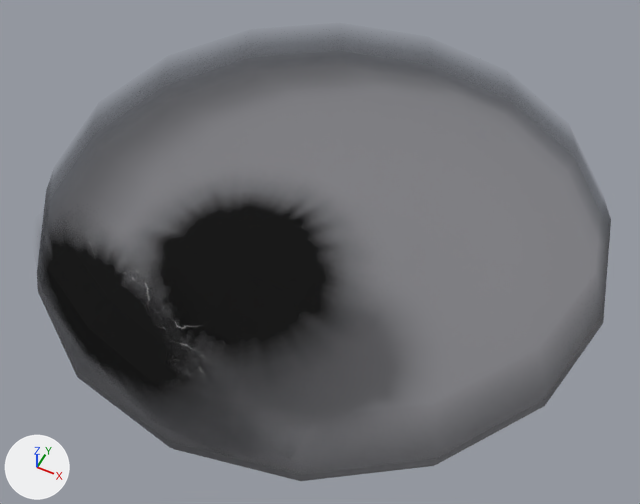
The Blender file Models/5 Pirate Storm/PSSky.blend, before and after one commit.
One viewpoint serves both versions: a 50 mm camera at (2662.0, -5420.0, 6082.0) aimed at (134.0, -364.0, -238.0). Lighting does not change. The marker at lower left points along +X, +Y and +Z.

Before the edit, the objects in view are built like this:
```python
me_lightninglargebasemesh = bpy.data.meshes.new('LightningLargeBaseMesh')
me_lightninglargebasemesh.from_pydata(...)  # 25 vertices, 32 faces; spans x -1261.0..1260.0, y -2544.0..-268.0, z -7.0..673.0
me_lightninglargebasemesh.materials.append(mat_lightning_base)  # picture img_lightning_base_png
me_lightningsmallbasemesh = bpy.data.meshes.new('LightningSmallBaseMesh')
me_lightningsmallbasemesh.from_pydata(...)  # 25 vertices, 32 faces; spans x -2250.0..571.0, y -2713.0..-1153.0, z -73.0..673.0
me_lightningsmallbasemesh.materials.append(mat_lightning_base)  # picture img_lightning_base_png
me_lightningstrike = bpy.data.meshes.new('LightningStrike')
me_lightningstrike.from_pydata(...)  # 113 vertices, 208 faces; spans x -2765.0..2769.0, y -2774.0..2760.0, z -471.0..350.0
me_lightningstrike.polygons.foreach_set('use_smooth', [True] * 208)
me_lightningstrike.materials.append(mat_skybox_textureless_transparent)
ob_lightninglargebasemesh = bpy.data.objects.new('LightningLargeBaseMesh', me_lightninglargebasemesh)
ob_lightninglargebasemesh.location = (0.0, 0.0, 0.0)
ob_lightningsmallbasemesh = bpy.data.objects.new('LightningSmallBaseMesh', me_lightningsmallbasemesh)
ob_lightningsmallbasemesh.location = (0.0, 0.0, 0.0)
ob_lightningstrike = bpy.data.objects.new('LightningStrike', me_lightningstrike)
ob_lightningstrike.location = (0.0, 0.0, 0.0)
```
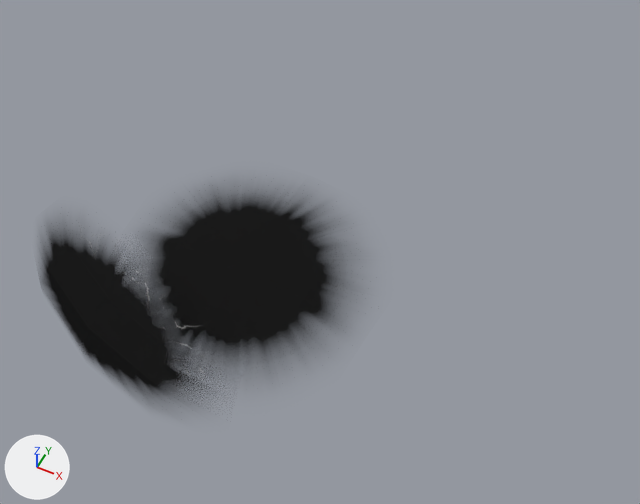
Location of each change, [x1, y1, x2, y2] in pixels of the pictures (640 x 504 px):
'LightningStrike', hidden: before [37, 39, 611, 481]

The change, as a list of edits to the scene's bpy script:
```text
Change ob_lightningstrike:
    add ob_lightningstrike.hide_set(True)  # its collection is switched off
```
